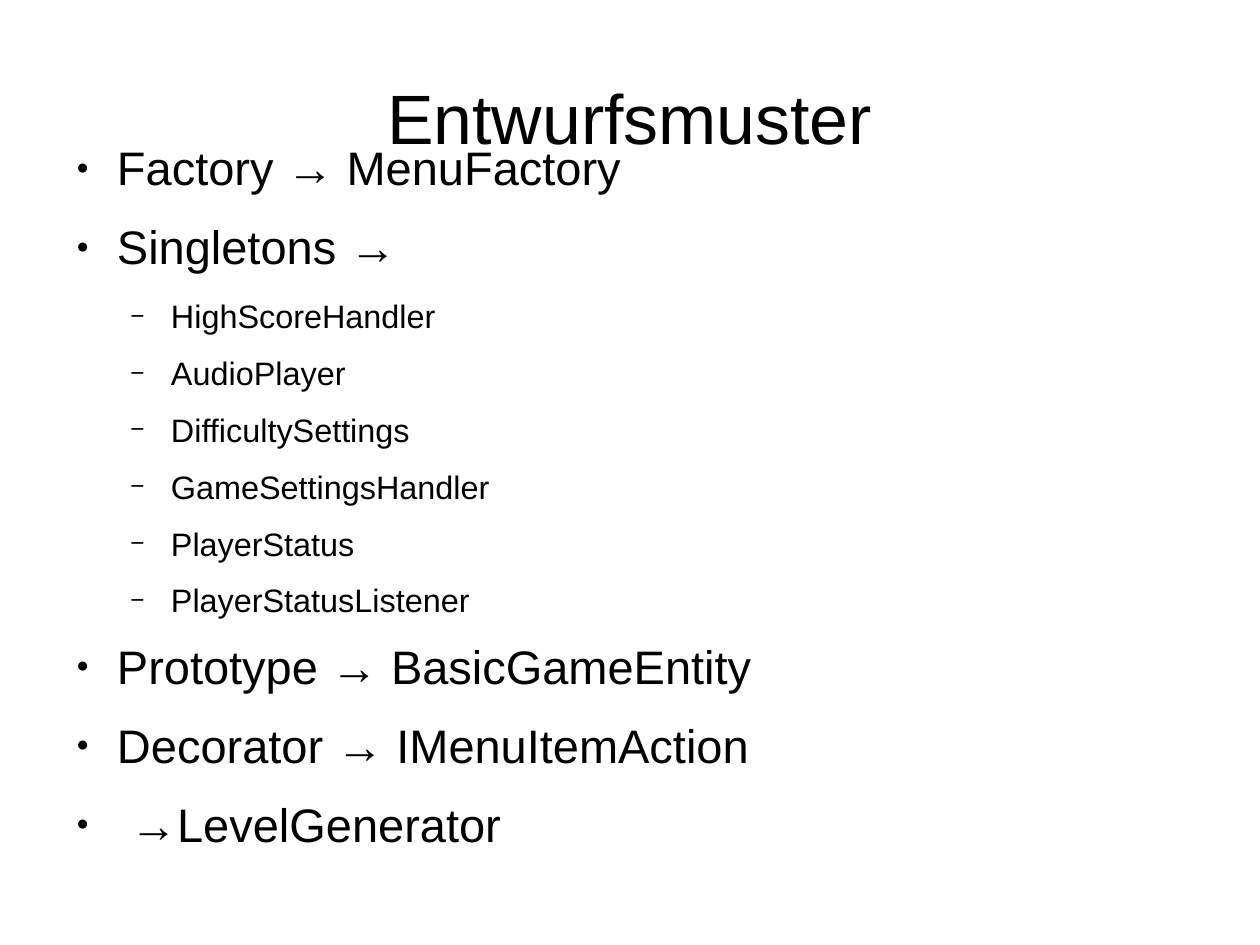
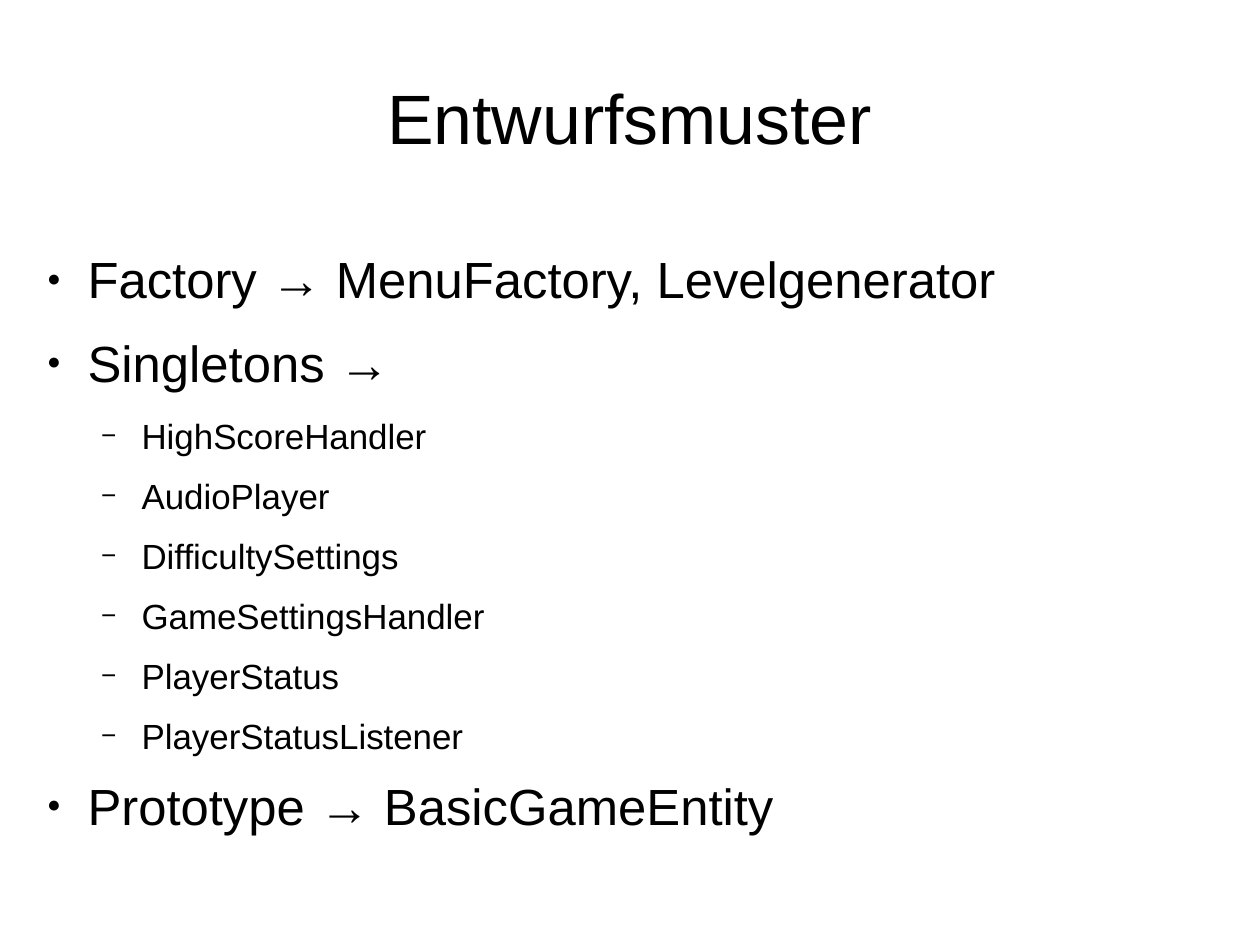
Before and after one commit to TimoKramer/PatFra, a slide deck: slide 3 of Dokumente/Praese.odp. Drawn at 1260x945 pixels with LibreOffice and Linux fonts; fonts in the diff are those of the drawing. Boxes give left, top, right and bottom in pixels: in the first picture for what was removed or moved away, otherwise in the second. Text is boxed around its words. In the diff, an @@ line names an element or a change of style, - is before the commit and + after.

```diff
--- a/Dokumente/Praese.odp
+++ b/Dokumente/Praese.odp
@@ text "Factory → MenuFactory, Levelgenerator": place and size @@
-text "Factory → MenuFactory, Levelgenerator" at (117, 152, 751, 843)
+text "Factory → MenuFactory, Levelgenerator" at (88, 261, 996, 835)
@@ text at (88, 261, 996, 309): text changed; size 29.6 to 32 pt @@
-● Factory → MenuFactory
+● Factory → MenuFactory, Levelgenerator
@@ text at (88, 345, 773, 835): size 29.6 to 32 pt in "Singletons →", "Prototype → BasicGameEntity"; size 20.4 to 22 pt in "HighScoreHandler", "AudioPlayer", "DifficultySettings", "GameSettingsHandler" and 2 more places @@
@@ text at (117, 729, 748, 843): paragraphs removed @@
-● Decorator → IMenuItemAction
-● →LevelGenerator
```
Also in this commit, not shown: 1 slide added.
